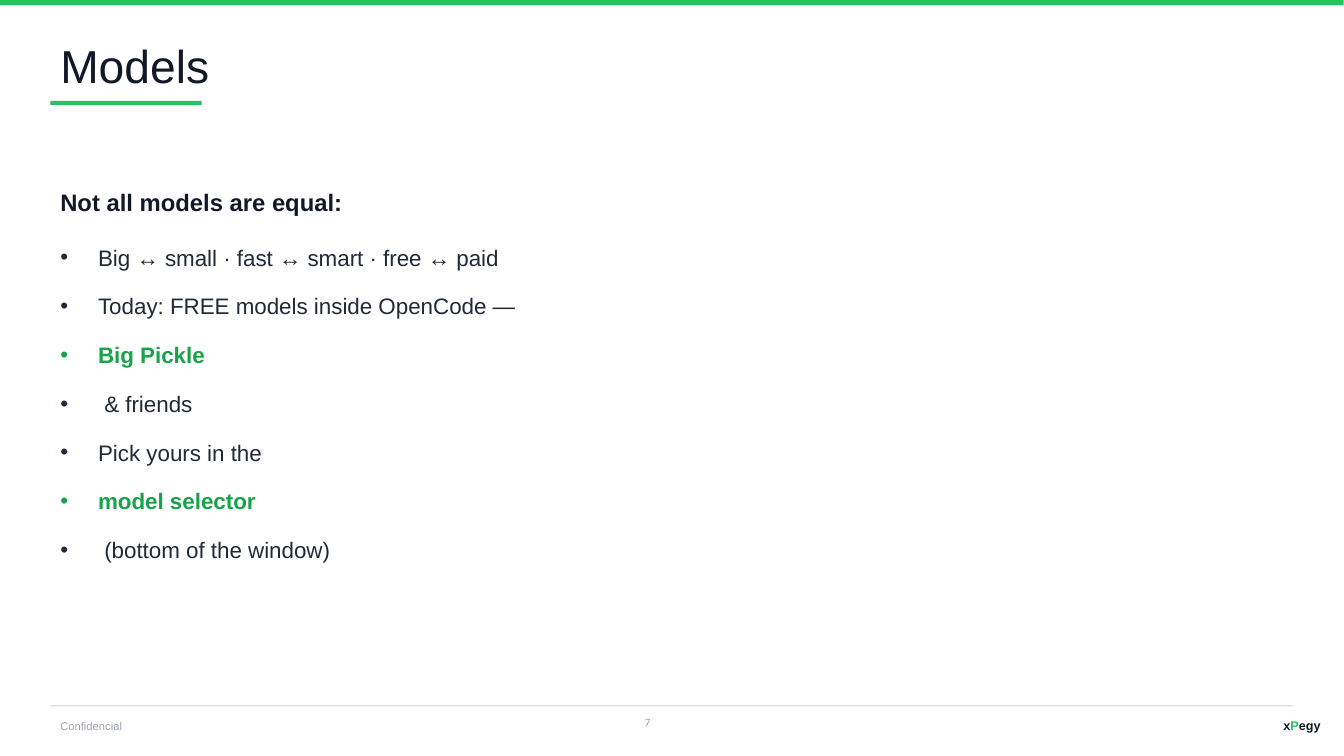
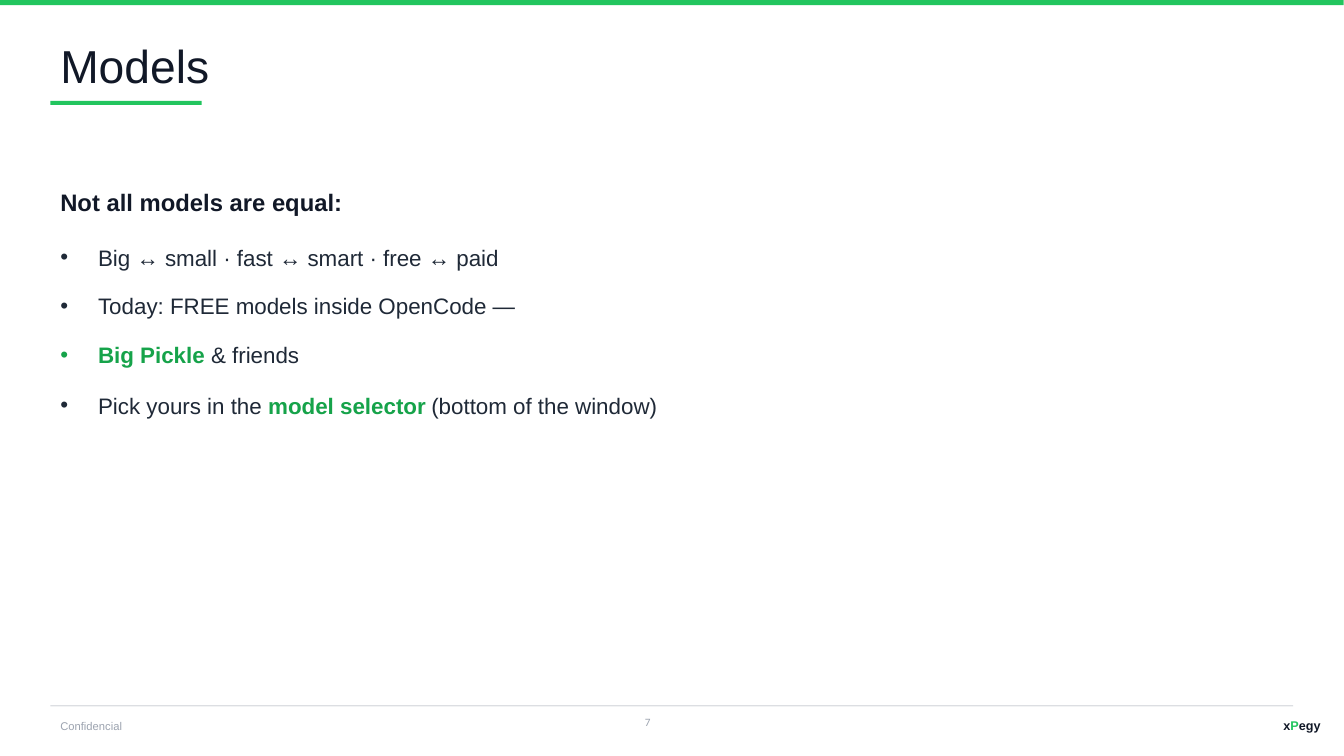
Before and after one commit to JaviPege/mundus-ai-programming-course, a slide deck: slide 7 of AI-EBike-Fleet-Manager-Workshop.pptx. Drawn at 1344x756 pixels with LibreOffice and Linux fonts; fonts in the diff are those of the drawing. Boxes give left, top, right and bottom in pixels: in the first picture for what was removed or moved away, otherwise in the second. Text is boxed around its words. In the diff, an @@ line names an element or a change of style, - is before the commit and + after.

```diff
--- a/AI-EBike-Fleet-Manager-Workshop.pptx
+++ b/AI-EBike-Fleet-Manager-Workshop.pptx
@@ text at <box>98,346,657,419</box>: text changed @@
-• Big Pickle
-• & friends
-• Pick yours in the
-• model selector
-• (bottom of the window)
+• Big Pickle & friends
+• Pick yours in the model selector (bottom of the window)
```
Also in this commit, not shown: 13 other slides changed.
